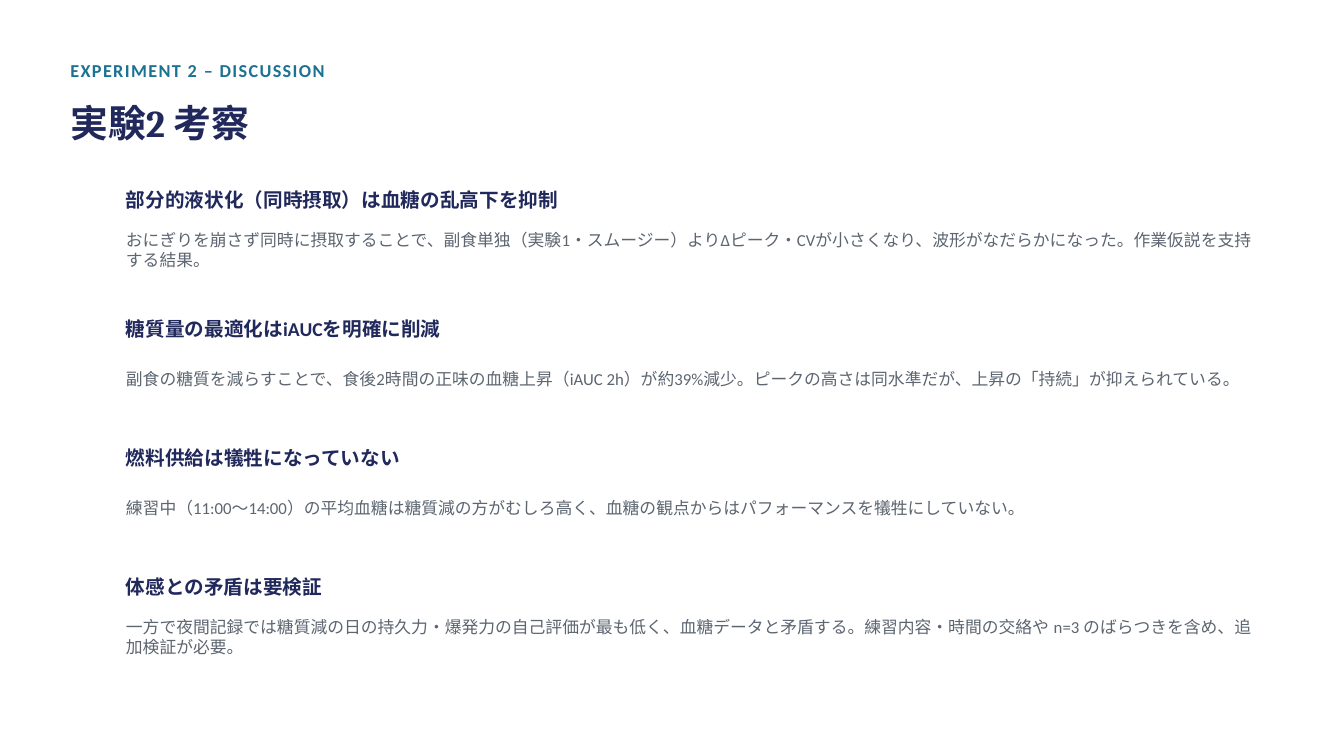
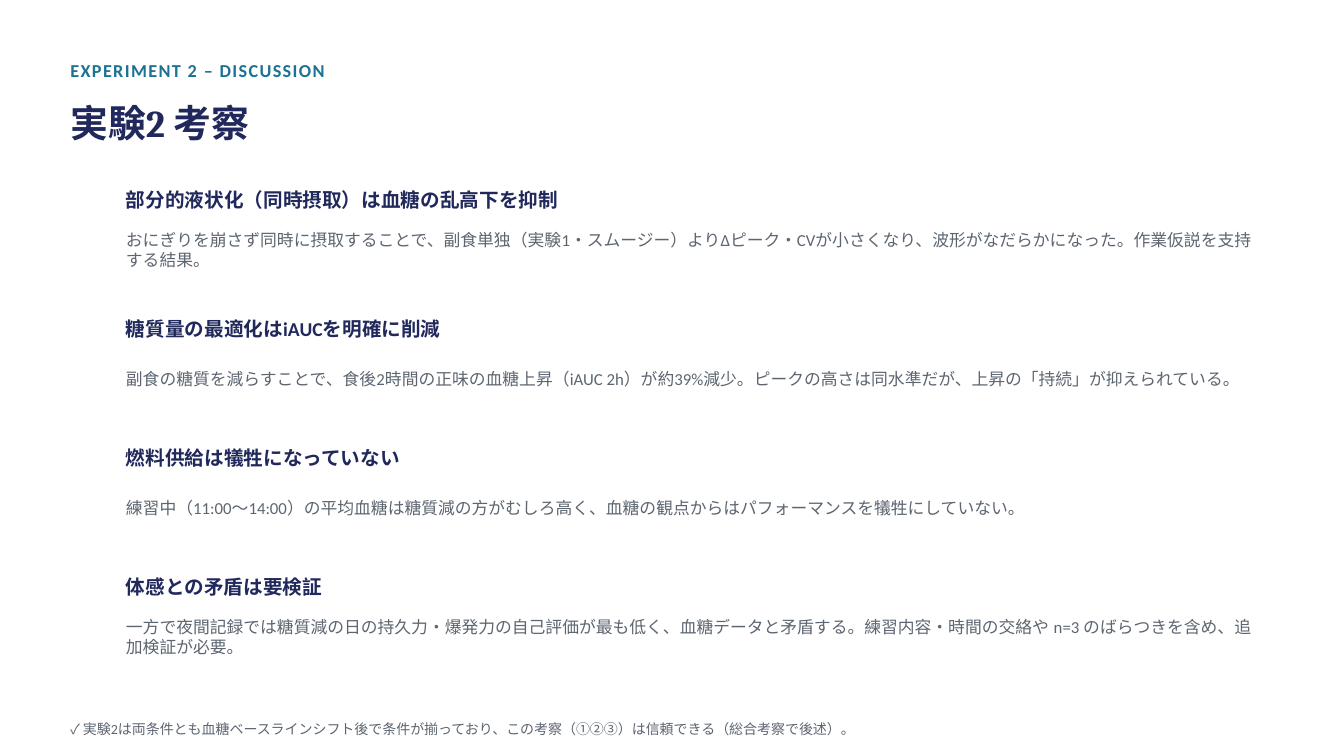
Before and after one commit to atsuh2022-ux/AK, a slide deck: slide 18 of analysis/slides/卒論発表_実験1実験2.pptx. Drawn at 1344x756 pixels with LibreOffice and Linux fonts; fonts in the diff are those of the drawing. Boxes give left, top, right and bottom in pixels: in the first picture for what was removed or moved away, otherwise in the second. Text is boxed around its words. In the diff, an @@ line names an element or a change of style, - is before the commit and + after.

```diff
--- a/analysis/slides/卒論発表_実験1実験2.pptx
+++ b/analysis/slides/卒論発表_実験1実験2.pptx
@@ text added at bbox=[83, 722, 855, 735], 10 pt, text #5C6570 @@
+✓ 実験2は両条件とも血糖ベースラインシフト後で条件が揃っており、この考察（①②③）は信頼できる（総合考察で後述）。
```
Also in this commit, not shown: 3 other slides changed, 1 slide added, 9 other files.
